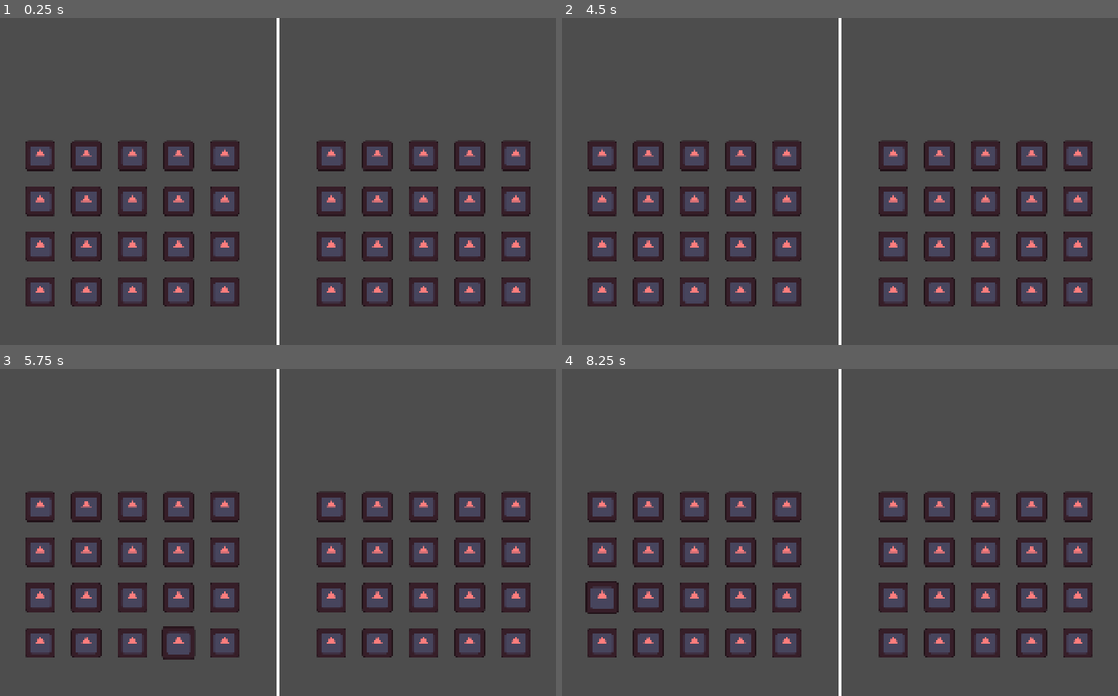
Above: before the commit, frames 1-4 (two rows, left to right).
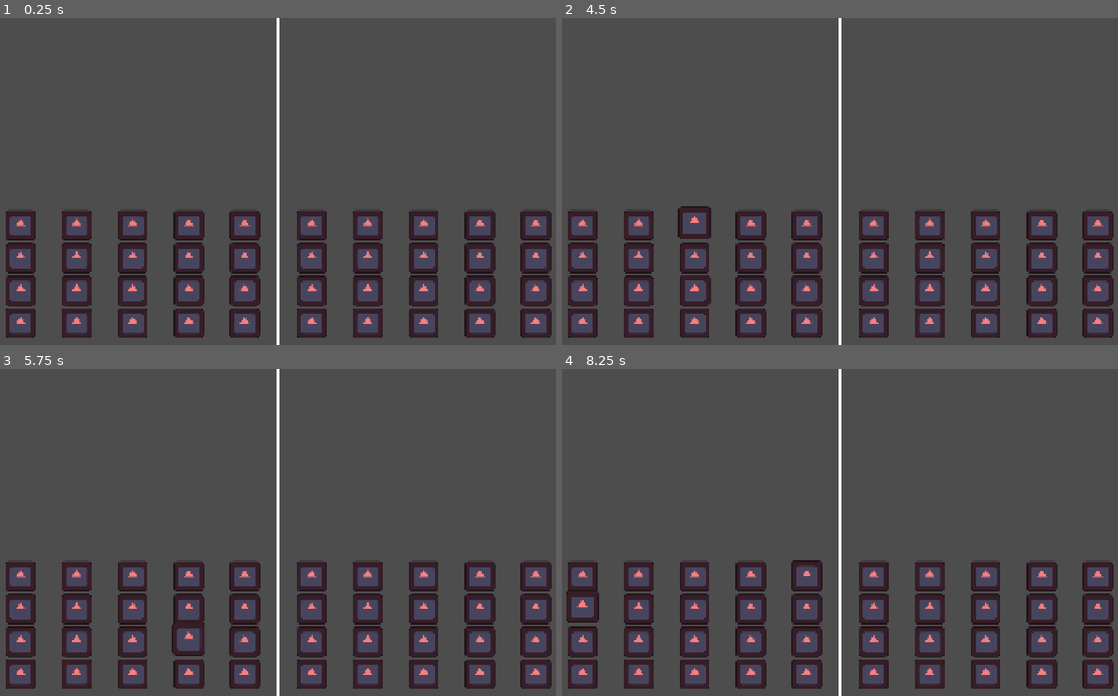
Above: after the commit, the same moments.

Repository: PixelSaver/steakbite
Game: Godot game, scene res://scenes/main.tscn
Two runs of this game, one before a commit and one after it. Both use one fixed random seed, a clock stepped at 60 frames per second and the inputs below. The engine's default icon, where the game draws it, is replaced by a stand-in: a white triangle on a blue panel in a dark square.
Inputs (mouse positions are in pixels of both pictures, inside the frame that each line leads up to):
- Up to frame 1 (0.25 s): no input
- Up to frame 2 (4.5 s): click (584, 224) at 0.52 s; click (600, 292) at 1.27 s; click (650, 292) at 2.02 s; click (639, 224) at 2.77 s; click (695, 292) at 3.52 s; click (695, 224) at 4.27 s
- Up to frame 3 (5.75 s): click (177, 643) at 5.02 s
- Up to frame 4 (8.25 s): click (751, 575) at 5.77 s; click (784, 643) at 6.52 s; click (806, 575) at 7.27 s; click (600, 597) at 8.02 s

The runs differ from the first frame. In frame 1, 19% of the frame differs, in the area x 1-100%, y 37-98%; in frame 2, 19%; in frame 3, 19%; in frame 4, 19%.

Commit message:
Removed tilemaplayer, moved to gridcontainer

Diff:
--- a/scenes/game/game.gd
+++ b/scenes/game/game.gd
@@ -7,9 +7,9 @@
 	STEAK_GOOD,
 	STEAK_BAD,
 }
-
+const STEAK_TILE = preload("res://scenes/tiles/steak_tile.tscn")
 ## x, y size
-@export var tilemap : TileMapLayer
+@export var grid_container : GridContainer
 @export var map_size := Vector2i(5, 4)
 @export var margin_bottom : int = 100
 @export var margin_sides : int = 100
@@ -18,11 +18,6 @@
 var map : Array[Array]
 ## Randomized queue of clean steaks
 var clean_steaks : Array[Vector2i]
-var atlas_coords : Dictionary[TileType, Vector2i] = {
-	TileType.EMPTY: Vector2i(0,0),
-	TileType.STEAK_GOOD: Vector2i(0,0),
-	TileType.STEAK_BAD: Vector2i(0,0),
-}
 
 func _ready() -> void:
 	SignalBus.game_start.connect(_on_game_start)
@@ -32,7 +27,7 @@
 func _on_game_start() -> void:
 	update_map()
 	update_poisoned()
-	update_tilemap()
+	update_visuals()
 
 func update_map() -> void:
 	map = []
@@ -52,22 +47,18 @@
 	for i in range(num_poisoned):
 		var p = clean_steaks.pop_front()
 		set_tile(p, TileType.STEAK_BAD)
-func update_tilemap() -> void:
-	var container_size := tilemap.get_viewport_rect().size
-	tilemap.position = Vector2(
-		margin_sides,
-		container_size.y - margin_bottom
-	)
-	tilemap.tile_set.tile_size = Vector2(
-		(container_size.x - 2*margin_sides) / map_size.x,
-		150
-	)
-	tilemap.clear()
-	for y in range(map_size.y):
+func update_visuals() -> void:
+	var container_size := grid_container.get_viewport_rect().size
+	grid_container.columns = map_size.x
+	for n in grid_container.get_children():
+		grid_container.remove_child(n)
+		n.queue_free()
+	for y in range(map_size.y, 0, -1):
 		for x in range(map_size.x):
 			var pos = Vector2i(x, y)
 			var tile = get_tile(pos)
-			set_tilemap_visual(pos, tile)
+			var scene = STEAK_TILE.instantiate() if tile != TileType.EMPTY else Control.new()
+			grid_container.add_child(scene)
 func update_tilemap_action() -> void:
 	_on_game_start()
 
@@ -77,19 +68,9 @@
 	return v
 #endregion
 
-#region Interaction with the tilemaplayer
-func to_tilemap_pos(pos: Vector2i) -> Vector2i:
-	pos = _clamp_pos(pos)
-	pos.y = -1 - pos.y
-	return pos
-
-func set_tilemap_visual(pos: Vector2i, tile: TileType) -> void:
-	var tilemap_pos = to_tilemap_pos(pos)
-	if tile == TileType.EMPTY:
-		tilemap.erase_cell(tilemap_pos)
-	else:
-		tilemap.set_cell(tilemap_pos, 1, Vector2i(0, 0), 1)
-		tilemap.update_internals()
+#region Interaction with the grid
+func set_grid_visual(pos: Vector2i, tile: TileType) -> void:
+	pass
 #endregion
 
 #region external api
@@ -114,7 +95,7 @@
 		clean_steaks.append(tile)
 		clean_steaks.shuffle()
 	map[pos.y][pos.x] = tile
-	update_tilemap()
+	update_visuals()
 
 func get_tile(pos: Vector2i) -> TileType:
 	pos = _clamp_pos(pos)
@@ -129,14 +110,14 @@
 	elif t == TileType.STEAK_GOOD:
 		new_t = TileType.STEAK_GOOD
 	set_tile(pos, new_t)
-	update_tilemap()
+	update_visuals()
 
 ## Empties steak position and returns the position
 func eat_steak(pos: Vector2i) -> TileType:
 	pos = _clamp_pos(pos)
 	var out = get_tile(pos)
 	set_tile(pos, TileType.EMPTY)
-	update_tilemap()
+	update_visuals()
 	return out
 #endregion
 
--- a/scenes/game/game.tscn
+++ b/scenes/game/game.tscn
@@ -12,7 +12,7 @@
 tile_size = Vector2i(192, 150)
 sources/1 = SubResource("TileSetScenesCollectionSource_62g8b")
 
-[node name="GameCont" type="AspectRatioContainer" unique_id=676852240 node_paths=PackedStringArray("tilemap")]
+[node name="GameCont" type="AspectRatioContainer" unique_id=676852240 node_paths=PackedStringArray("grid_container")]
 anchors_preset = 4
 anchor_top = 0.5
 anchor_bottom = 0.5
@@ -24,7 +24,7 @@
 ratio = 0.8889
 stretch_mode = 1
 script = ExtResource("1_0sr1o")
-tilemap = NodePath("Game/SubViewport/TileMapLayer")
+grid_container = NodePath("Game/SubViewport/MarginContainer/GridContainer")
 
 [node name="Game" type="SubViewportContainer" parent="." unique_id=645014815]
 layout_mode = 2
@@ -55,3 +55,14 @@
 position = Vector2(0, 1080)
 tile_set = SubResource("TileSet_gkedh")
 navigation_enabled = false
+
+[node name="MarginContainer" type="MarginContainer" parent="Game/SubViewport" unique_id=1095964355]
+anchors_preset = -1
+anchor_top = 0.568
+anchor_right = 1.0
+anchor_bottom = 1.0
+grow_horizontal = 2
+grow_vertical = 2
+
+[node name="GridContainer" type="GridContainer" parent="Game/SubViewport/MarginContainer" unique_id=2056467342]
+layout_mode = 2
--- /dev/null
+++ b/scenes/tiles/empty_tile.tscn
@@ -0,0 +1,5 @@
+[gd_scene format=3 uid="uid://b5ovmwgeirh2r"]
+
+[node name="EmptyTile" type="Button" unique_id=665903558]
+offset_right = 40.0
+offset_bottom = 40.0
--- a/scenes/tiles/steak_tile.gd
+++ b/scenes/tiles/steak_tile.gd
@@ -9,8 +9,8 @@
 
 # Called when the node enters the scene tree for the first time.
 func _ready() -> void:
-	mouse_entered.connect(_on_mouse.bind(true))
-	mouse_exited.connect(_on_mouse.bind(false))
+	focus_entered.connect(_on_mouse.bind(true))
+	focus_exited.connect(_on_mouse.bind(false))
 	pressed.connect(_on_pressed)
 
 	# to make sure self expands around center instead of
@@ -18,6 +18,7 @@
 	offset_transform_pivot_ratio = Vector2.ONE * 0.5
 
 func _on_mouse(entered:bool) -> void:
+	print("Entered: %s" % entered)
 	# stops the previous tween where it last was
 	if t and t.is_running(): t.kill()
 	t = create_tween().set_ease(Tween.EASE_OUT)
--- a/scenes/tiles/steak_tile.tscn
+++ b/scenes/tiles/steak_tile.tscn
@@ -3,12 +3,18 @@
 [ext_resource type="Script" uid="uid://bh3ih6x0mh4xd" path="res://scenes/tiles/steak_tile.gd" id="1_ix5c6"]
 [ext_resource type="Texture2D" uid="uid://b2oese3sm7bus" path="res://assets/icon.svg" id="2_6u2fv"]
 
-[node name="SteakTile" type="Button" unique_id=1796876418 node_paths=PackedStringArray("button")]
+[node name="SteakTile" type="Button" unique_id=1796876418]
+anchors_preset = 15
+anchor_right = 1.0
+anchor_bottom = 1.0
+grow_horizontal = 2
+grow_vertical = 2
+size_flags_horizontal = 3
+size_flags_vertical = 3
 offset_transform_enabled = true
 offset_transform_visual_only = false
 mouse_filter = 1
 script = ExtResource("1_ix5c6")
-button = NodePath("")
 
 [node name="CenterContainer" type="CenterContainer" parent="." unique_id=357947545]
 layout_mode = 1
